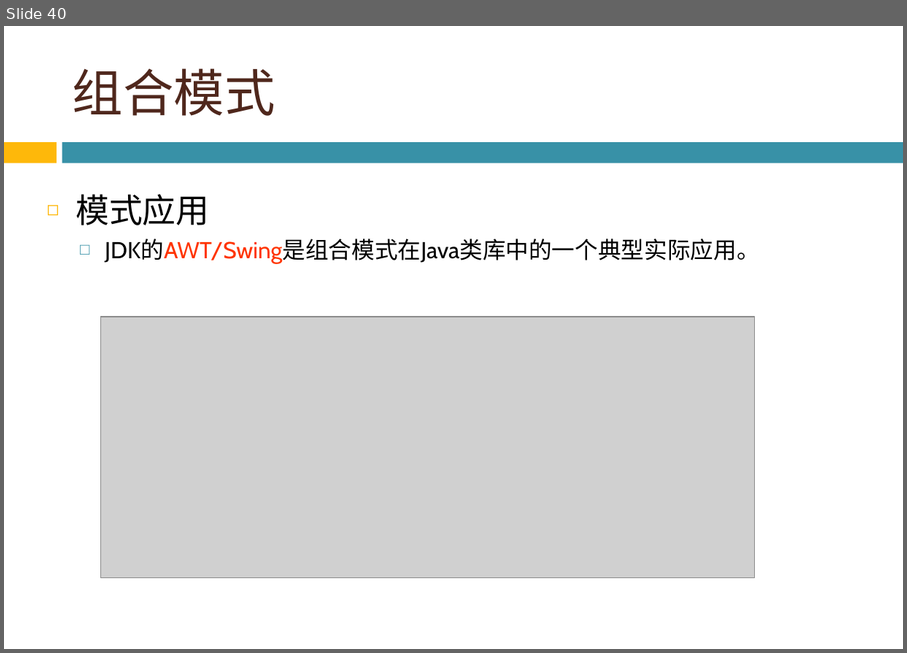
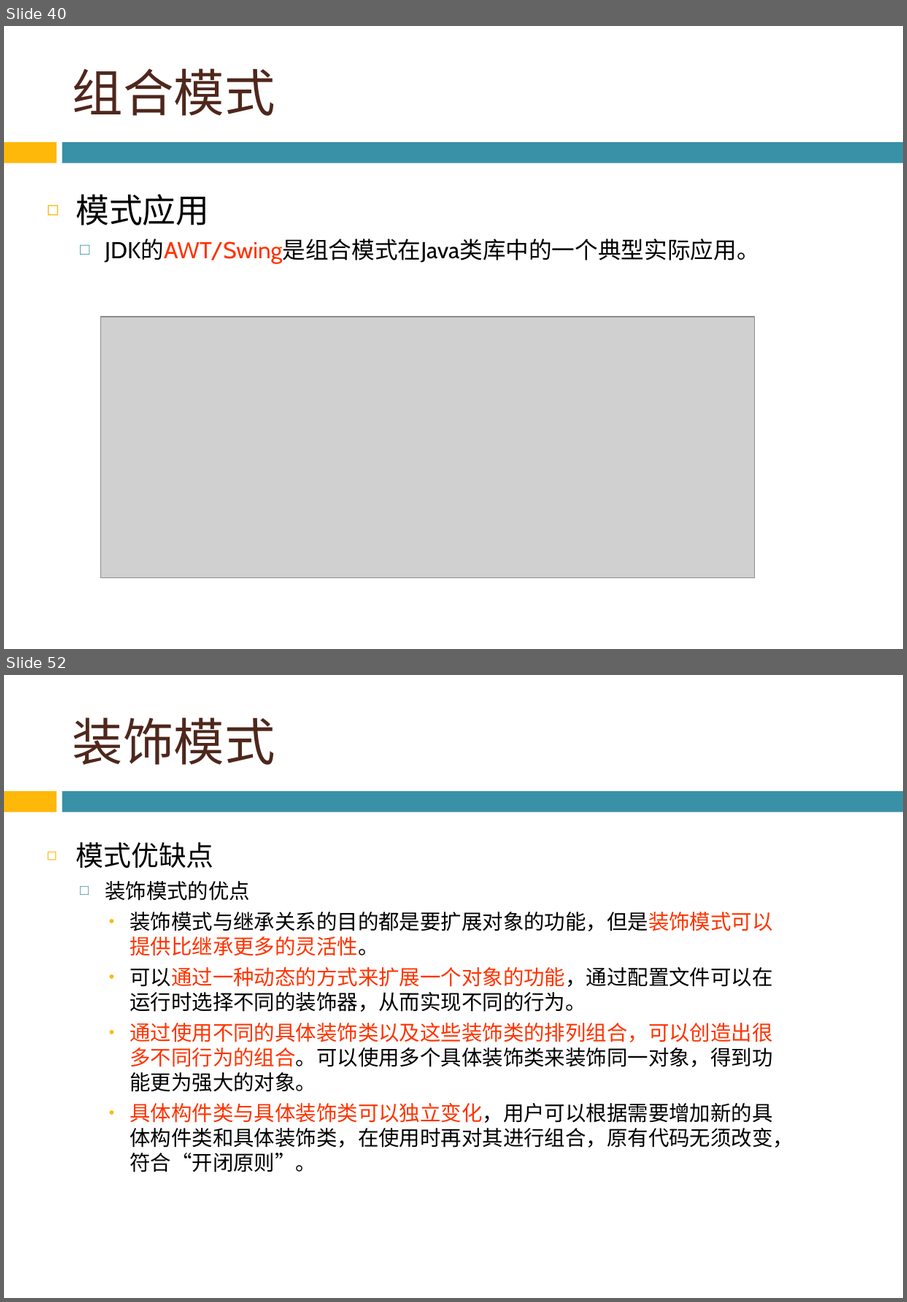
Before and after one commit to bonkboykz/jz81.github.io, a slide deck: course/smt/LectureNotes/(Spring2016)Lecture7.pptx. Shown one above the other, each under a label of ours: slide 40 before the commit, slides 40 and 52 after it; the slides between them are not shown. The pictures are 907x653 and 907x1302 pixels, drawn with LibreOffice and Linux fonts; fonts in the diff are those of the drawing; grey boxes stand for pictures; background and template pictures are left out. Boxes give left, top, right and bottom in pixels: in the first picture for what was removed or moved away, otherwise in the second. Text is boxed around its words. In the diff, an @@ line names an element or a change of style, - is before the commit and + after.

```diff
--- a/course/smt/LectureNotes/(Spring2016)Lecture7.pptx
+++ b/course/smt/LectureNotes/(Spring2016)Lecture7.pptx
@@ slide 52 added at [4, 675, 903, 1298], background picture (left out); not listed: 2 template elements that a slide beside it also shows @@
@@ title added at [73, 717, 276, 765], 44 pt, text #4F271C @@
+装饰模式
@@ text added at [76, 842, 794, 1172], 18 pt, text #000000 @@
+◻ 模式优缺点
+  □ 装饰模式的优点
+    • 装饰模式与继承关系的目的都是要扩展对象的功能，但是装饰模式可以提供比继承更多的灵活性。
+    • 可以通过一种动态的方式来扩展一个对象的功能，通过配置文件可以在运行时选择不同的装饰器，从而实现不同的行为。
+    • 通过使用不同的具体装饰类以及这些装饰类的排列组合，可以创造出很多不同行为的组合。可以使用多个具体装饰类来装饰同一对象，得到功能更为强大的对象。
+    • 具体构件类与具体装饰类可以独立变化，用户可以根据需要增加新的具体构件类和具体装饰类，在使用时再对其进行组合，原有代码无须改变，符合“开闭原则”。
```
Also in this commit, not shown: 1 slide changed, 33 other slides added.
